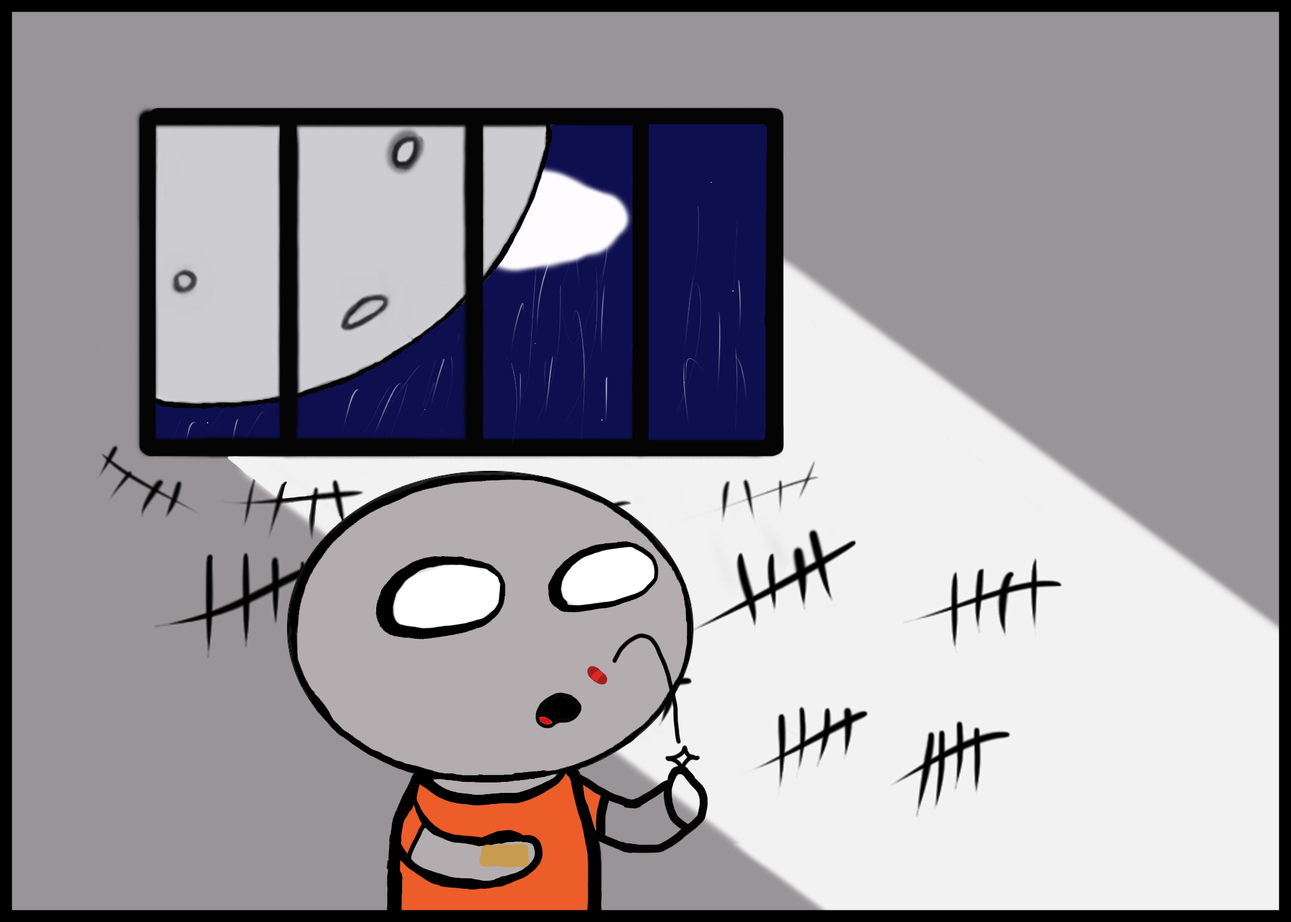
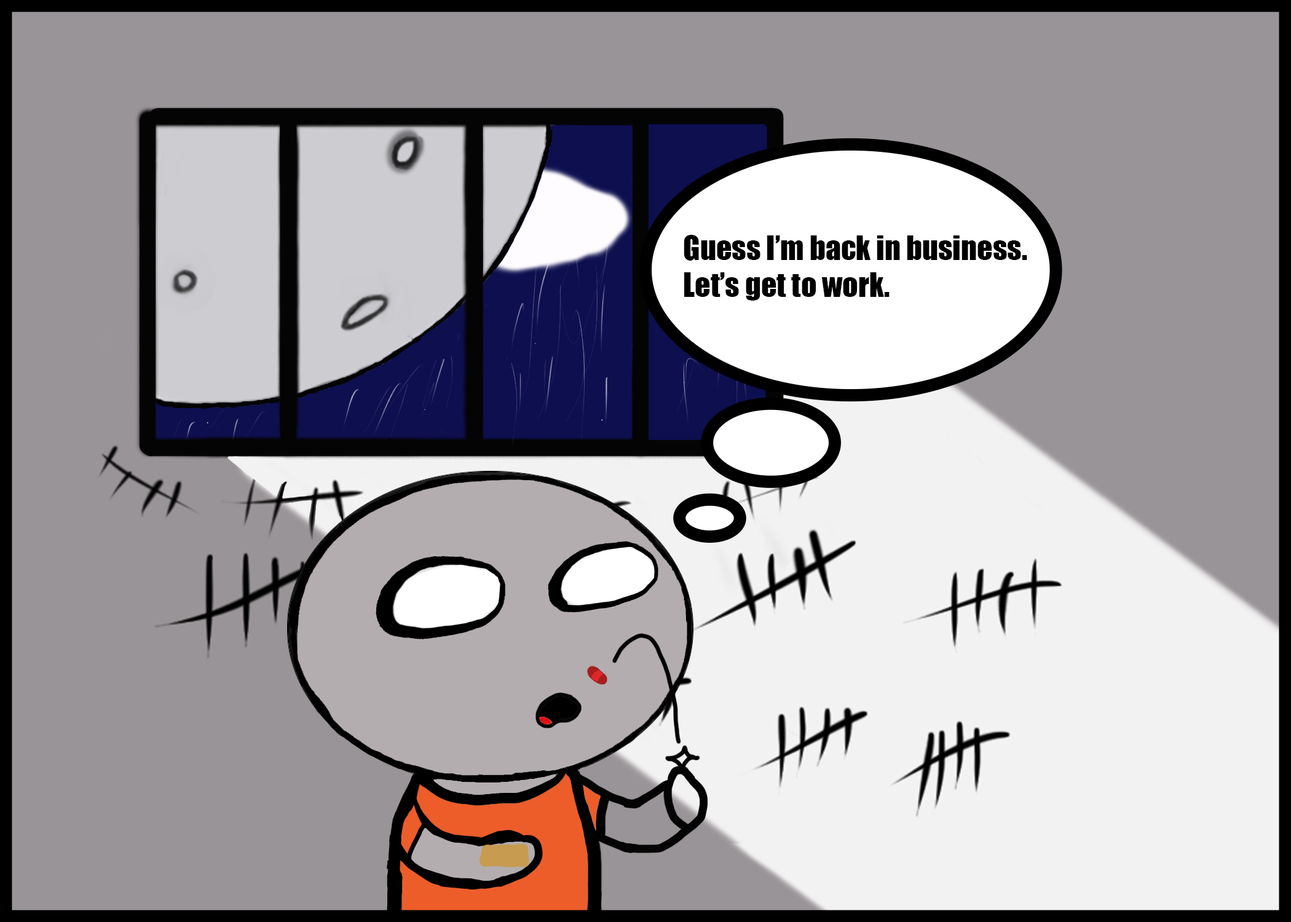
Two versions of the same layered image (w=1291, h=922). Layer-by-layer changes:
added layer "Guess I’m back in business. Let’s get to work." above "Rectangle 1" over [683, 234, 1028, 301]
added layer "Thought 1 1" above "Pill" over [639, 137, 1063, 544]
